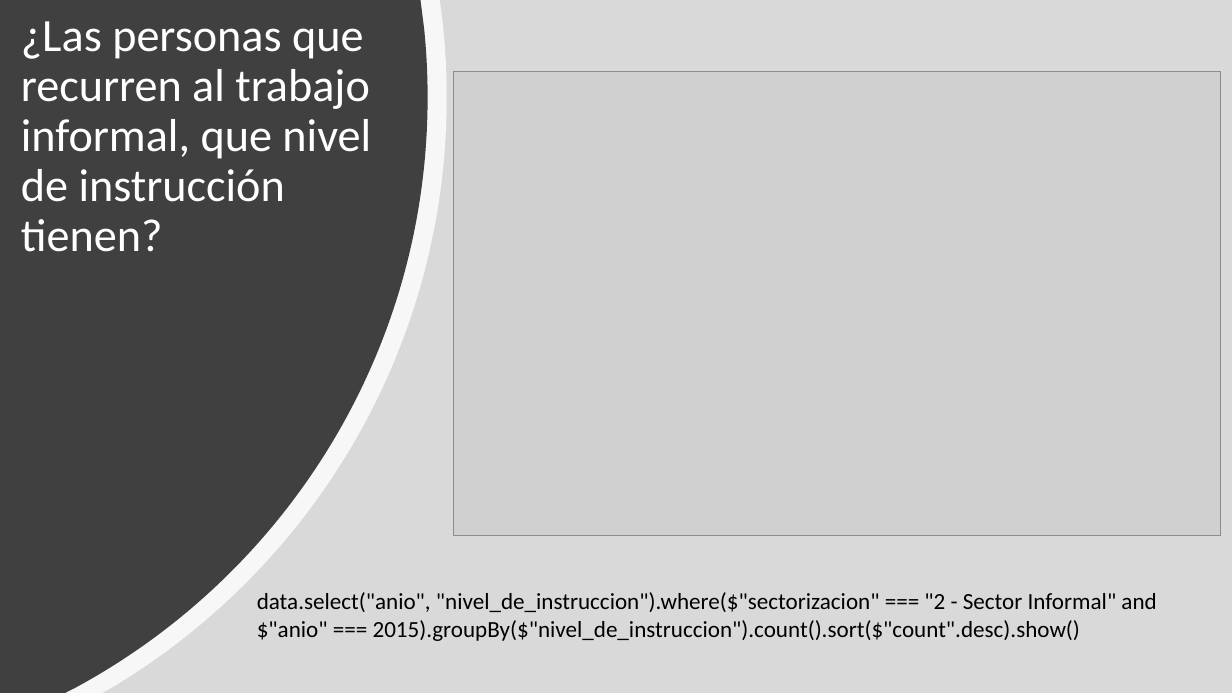
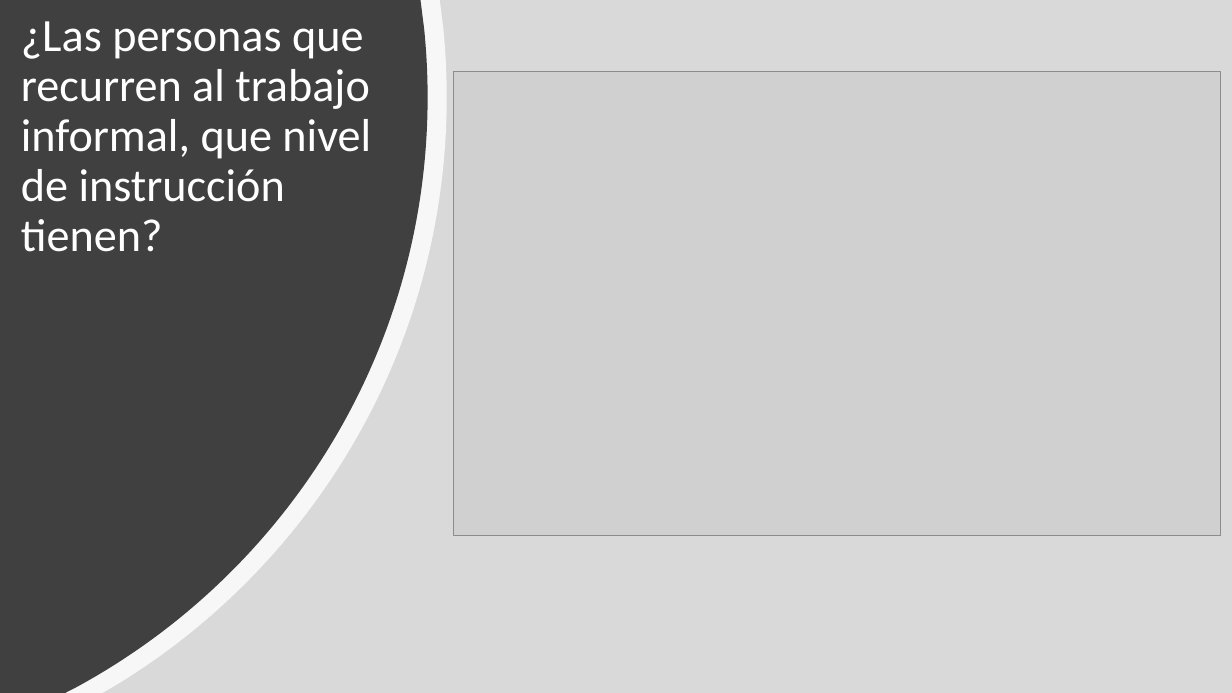
Before and after one commit to vysery98/proyectoIntegrador_IV, a slide deck: slide 10 of Presentación.pptx. Drawn at 1232x693 pixels with LibreOffice and Linux fonts; fonts in the diff are those of the drawing; grey boxes stand for pictures. Boxes give left, top, right and bottom in pixels: in the first picture for what was removed or moved away, otherwise in the second. Text is boxed around its words. In the diff, an @@ line names an element or a change of style, - is before the commit and + after.

```diff
--- a/Presentación.pptx
+++ b/Presentación.pptx
@@ text removed at (257, 592, 1156, 641) @@
-data.select("anio", "nivel_de_instruccion").where($"sectorizacion" === "2 - Sector Informal" and $"anio" === 2015).groupBy($"nivel_de_instruccion").count().sort($"count".desc).show()
```
Also in this commit, not shown: 13 other slides changed, 6 slides added, 3 slides removed, 2 other files.
